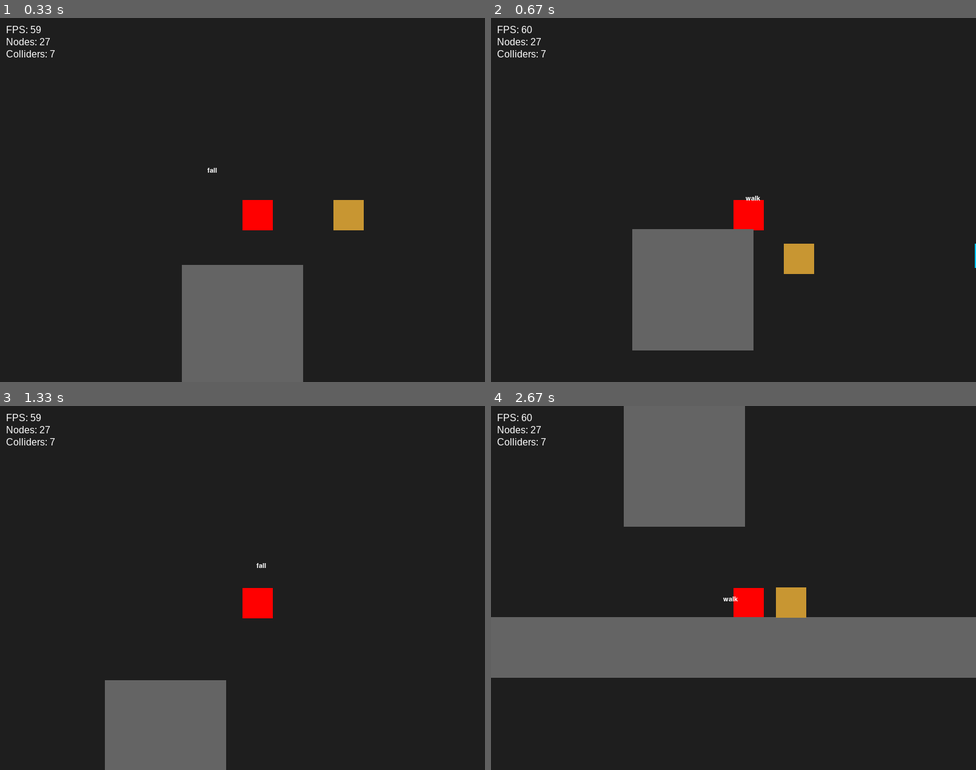
Above: before the commit, frames 1-4 (two rows, left to right).
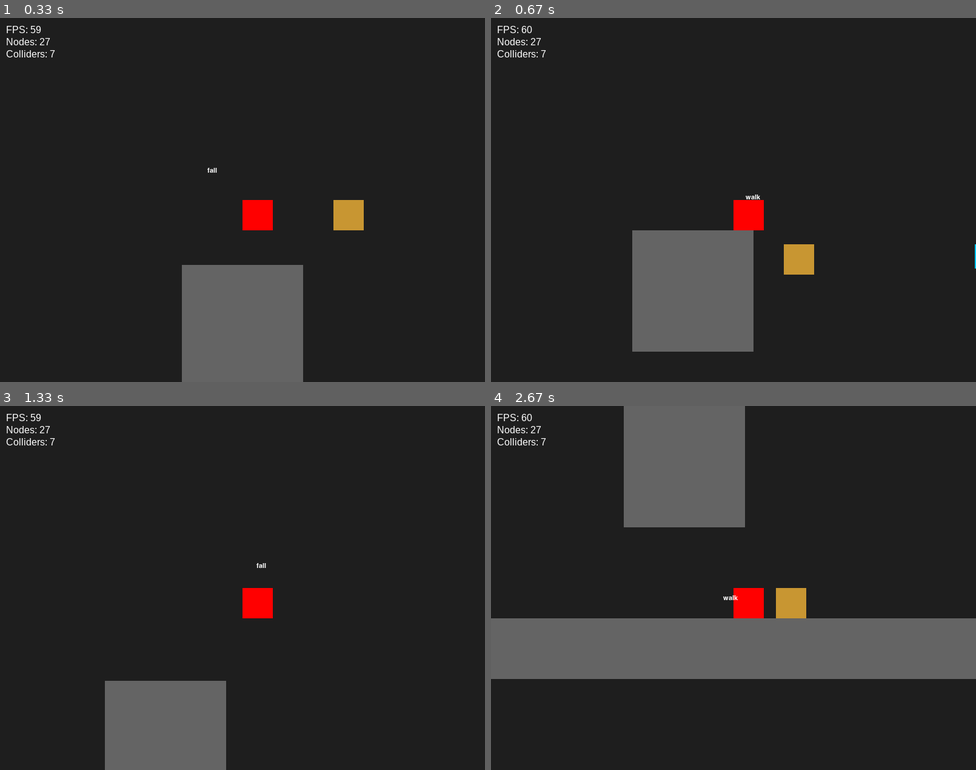
Above: after the commit, the same moments.

Repository: nalqit/py-engine
Game: pygame game, started from src/game/main.py
Two runs of this game, one before a commit and one after it. Both use one fixed random seed, a clock stepped at 60 frames per second and the inputs below.
Inputs:
- Up to frame 1 (0.33 s): no input
- Up to frame 2 (0.67 s): hold Right from 0.33 s (still down)
- Up to frame 3 (1.33 s): release Right at 0.8 s; hold Up 0.83-1.13 s; hold Right from 1.17 s (still down)
- Up to frame 4 (2.67 s): release Right at 1.63 s; hold Left 1.67-2.2 s; hold Down 2.23-2.53 s; hold Left from 2.57 s (still down)

Frame 1 is identical in both runs. In frame 2, 0.2% of the frame differs, in the area x 29-100%, y 48-92%; in frame 3, less than 0.1%; in frame 4, 0.7%, in the area x 0-100%, y 33-75%.

Commit message:
4 dir hit_check

Diff:
--- a/src/engine/physics/physics_body_2d.py
+++ b/src/engine/physics/physics_body_2d.py
@@ -1,6 +1,7 @@
 from src.engine.scene.node2d import Node2D
 from src.engine.fsm.state_machine import StateMachine
 from src.engine.fsm.idle_state import IdleState
+from src.engine.fsm.walk_state import WalkState
 
 
 class PhysicsBody2D(Node2D):
@@ -28,6 +29,9 @@
         self.use_gravity = False
         self.gravity = 800.0
         self.on_ground = False
+        self.hit_ceiling = False
+        self.hit_wall_left = False
+        self.hit_wall_right = False
 
     def update(self, delta):
         # 1. Controller logic
@@ -39,10 +43,19 @@
             self.velocity_y += self.gravity * delta
 
         self.velocity_x = self.intent_x * self.speed
+        if self.on_ground:
+            if abs(self.velocity_x) > 0:
+                self.state_machine.change_state(WalkState(self))
+            else:
+                self.state_machine.change_state(IdleState(self))
+
 
         # jump intent (مرة واحدة)
         if self.intent_y != 0:
             self.velocity_y = self.intent_y
+        if self.intent_y > 0:
+            self.velocity_y += self.gravity * 2 * delta  # Fast fall multiplier
+
 
         # 3. Resolve movement & collisions
         dx = self.velocity_x * delta
@@ -67,6 +80,12 @@
         )
 
     def move_and_collide(self, dx, dy, delta):
+        # Reset collision flags
+        self.on_ground = False
+        self.hit_ceiling = False
+        self.hit_wall_left = False
+        self.hit_wall_right = False
+
         # --- X axis (Horizontal) ---
         if dx != 0:
             target_x = self.local_x + dx
@@ -79,13 +98,13 @@
             else:
                 # Collision detected: Stop movement
                 self.velocity_x = 0
+                if dx < 0:
+                    self.hit_wall_left = True
+                elif dx > 0:
+                    self.hit_wall_right = True
 
         # --- Y axis (Vertical) ---
         # Resolve Y independently.
-
-        # Reset on_ground to False by default (assume air)
-        # We will only set it to True if we hit the floor.
-        self.on_ground = False
 
         if dy != 0:
             target_y = self.local_y + dy
@@ -100,10 +119,11 @@
                     # Falling and hit floor
                     self.velocity_y = 0
                     self.on_ground = True
+                    self.local_y = hit_y.get_rect().top - self.collider.height
                 elif dy < 0:
                     # Jumping and hit ceiling
                     self.velocity_y *= -1
-                    # on_ground remains False
+                    self.hit_ceiling = True
 
         # Final ground check
         # Only check if we are NOT jumping (dy >= 0)
